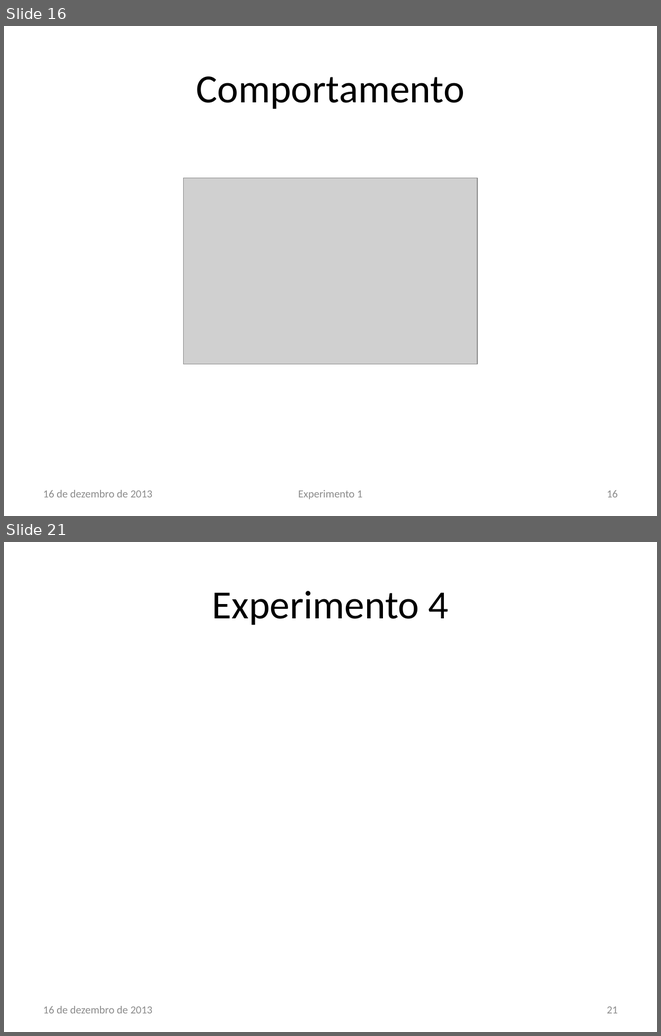
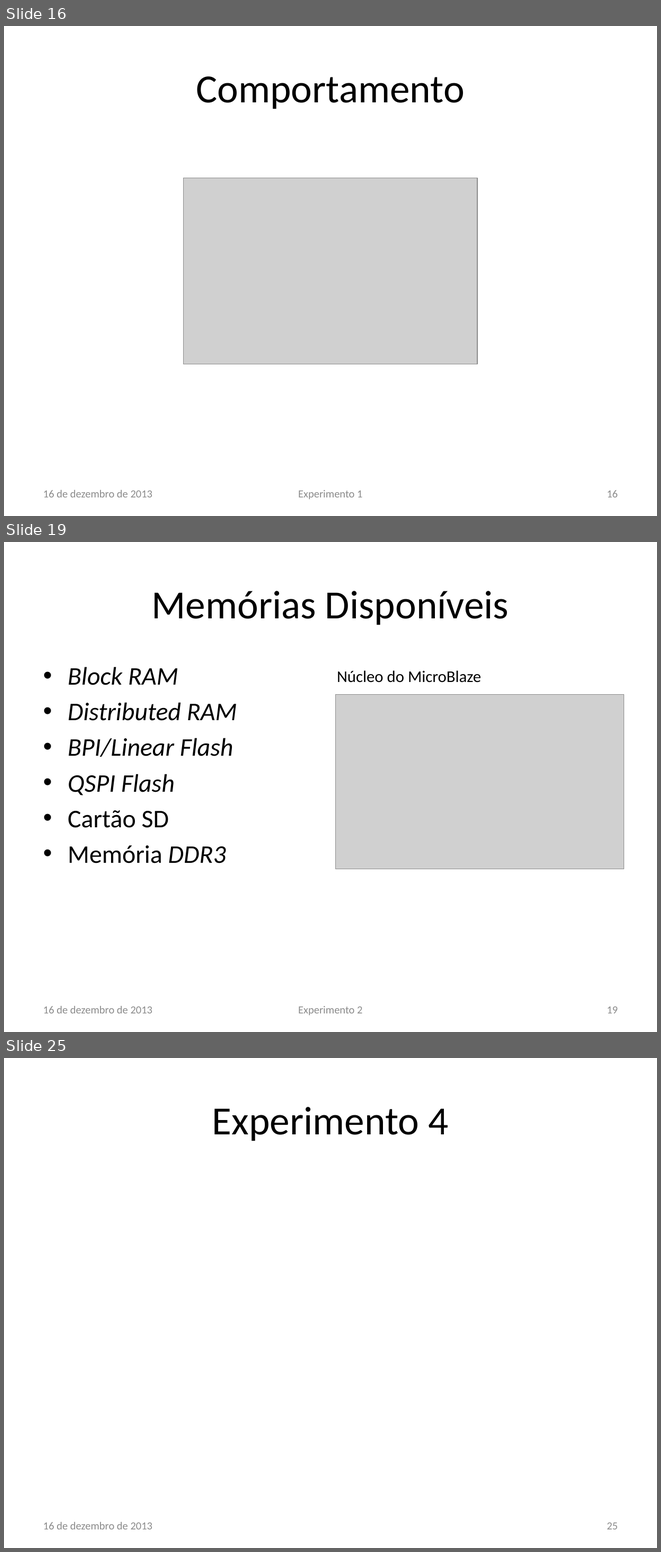
Before and after one commit to lsoliveira459/tg2, a slide deck: Apresentação/Estudo e Implementação de Reconfiguração Dinâmica.pptx. Shown one above the other, each under a label of ours: slides 16 and 21 before the commit, slides 16, 19 and 25 after it; the slides between them are not shown. The pictures are 661x1036 and 661x1552 pixels, drawn with LibreOffice and Linux fonts; fonts in the diff are those of the drawing; grey boxes stand for pictures; background and template pictures are left out. Boxes give left, top, right and bottom in pixels: in the first picture for what was removed or moved away, otherwise in the second. Text is boxed around its words. In the diff, an @@ line names an element or a change of style, - is before the commit and + after.

```diff
--- a/Apresentação/Estudo e Implementação de Reconfiguração Dinâmica.pptx
+++ b/Apresentação/Estudo e Implementação de Reconfiguração Dinâmica.pptx
@@ slide 19 added at [4, 542, 657, 1032], background #FFFFFF @@
@@ title added at [152, 591, 509, 625], 44 pt, text #000000 @@
+Memórias Disponíveis
@@ text added at [68, 667, 237, 863], 28 pt, text #000000, italic @@
+• Block RAM
+• Distributed RAM
+• BPI/Linear Flash
+• QSPI Flash
+• Cartão SD
+• Memória DDR3
@@ text added at [337, 670, 481, 682], 18 pt, text #000000 @@
+Núcleo do MicroBlaze
@@ picture added at [336, 694, 624, 868] @@
@@ text added at [43, 1006, 153, 1013], 12 pt, text #8C8C8C @@
+16 de dezembro de 2013
@@ text added at [298, 1006, 362, 1015], 12 pt, text #8C8C8C @@
+Experimento 2
@@ page number added at [607, 1006, 618, 1013], 12 pt, text #8C8C8C @@
+19
@@ what was slide 21 is now slide 25 @@
@@ page number at [607, 1522, 618, 1529]: text changed @@
-21
+25
```
Also in this commit, not shown: 4 slides changed, 3 other slides added, 5 other files.
